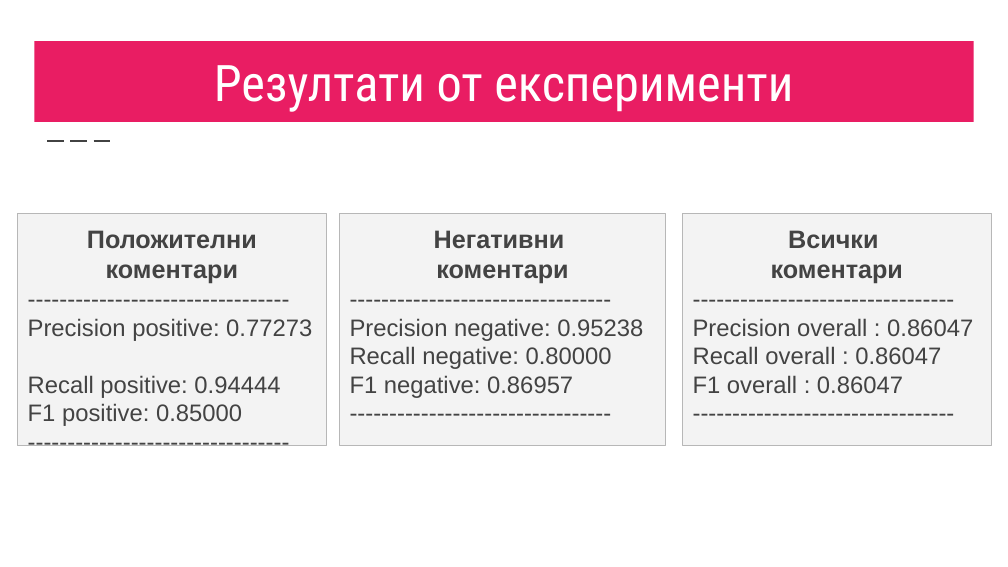
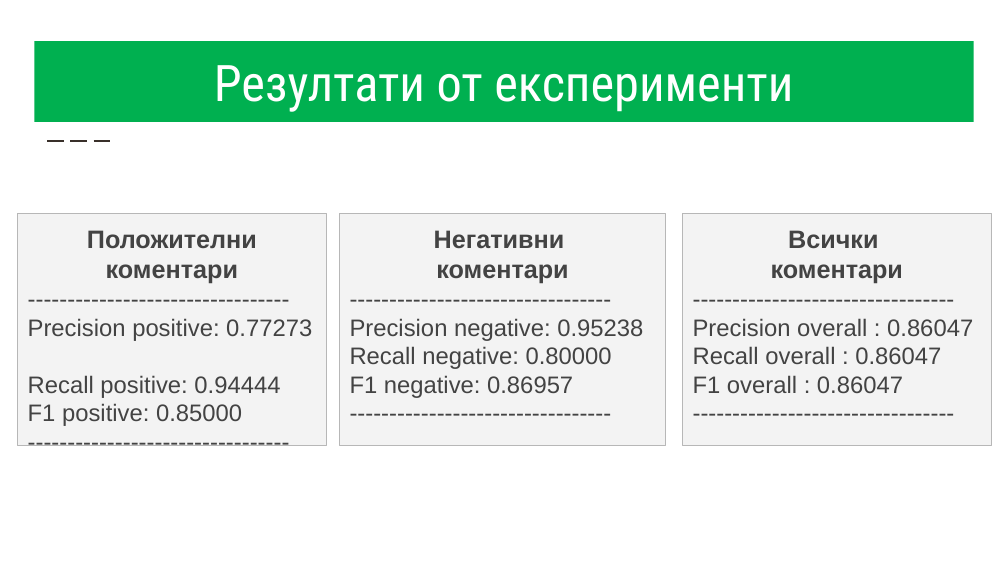
Before and after one commit to skeleta/BGMamaProject, a slide deck: slide 7 of documentation/БГ мама наръчник - НЛП.pptx. Drawn at 1008x567 pixels with LibreOffice and Linux fonts; fonts in the diff are those of the drawing. Boxes give left, top, right and bottom in pixels: in the first picture for what was removed or moved away, otherwise in the second. Text is boxed around its words. In the diff, an @@ line names an element or a change of style, - is before the commit and + after.

```diff
--- a/documentation/БГ мама наръчник - НЛП.pptx
+++ b/documentation/БГ мама наръчник - НЛП.pptx
@@ title "Резултати от експерименти" at [34, 41, 974, 122]: fill #E91D63 to #00B050 @@
@@ line (47, 140) - (115, 140): stroke #424242 1.5 pt dashed to #39302A 1.5 pt dashed @@
```
Also in this commit, not shown: 7 other slides changed.
